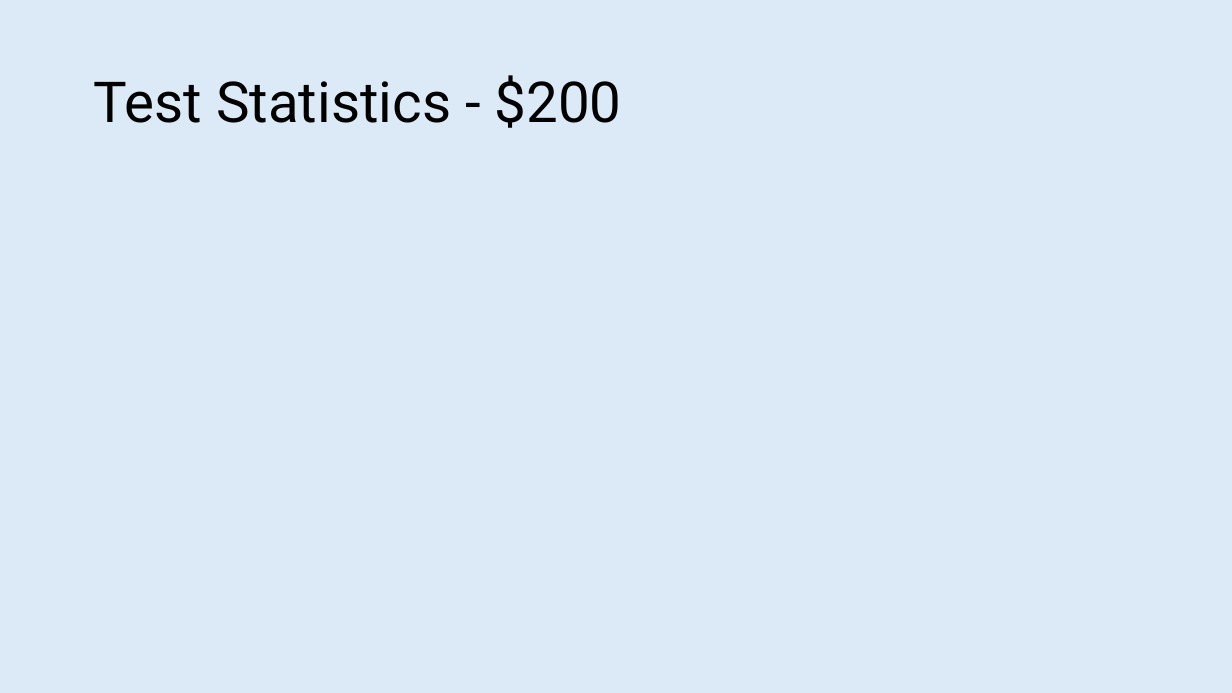
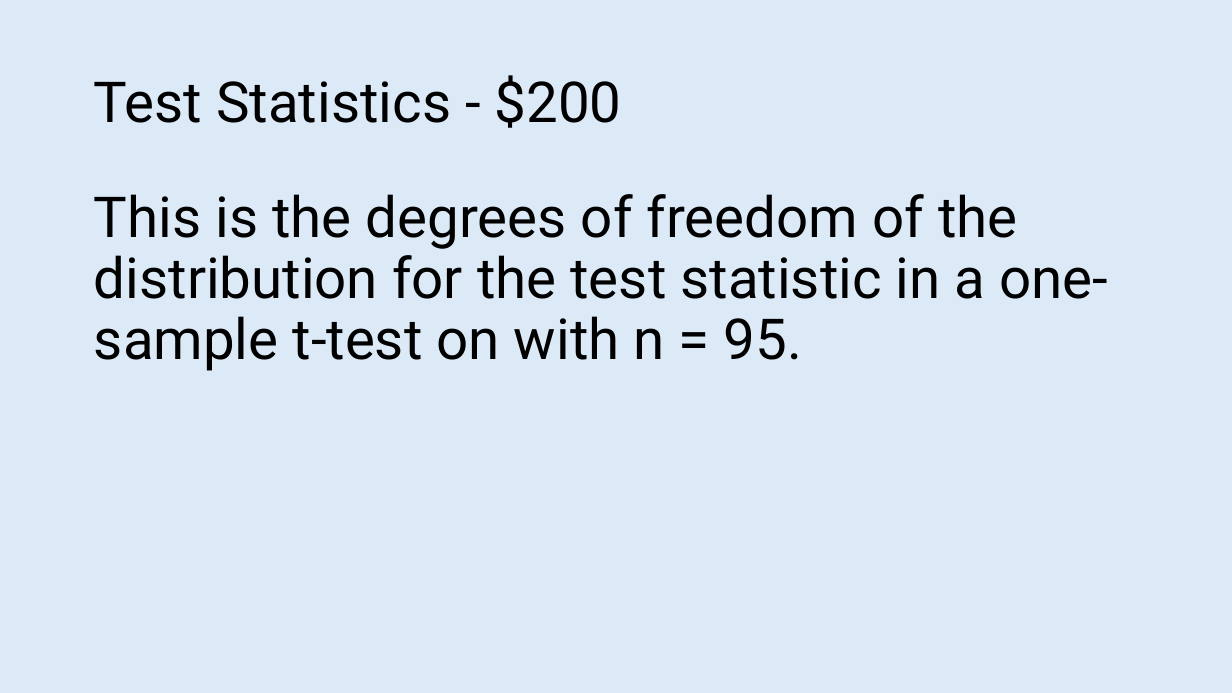
Before and after one commit to mhoch422/BIOS600_SSII, a slide deck: slide 19 of exam/exam-02/Exam2_Jeopardy.pptx. Drawn at 1232x693 pixels with LibreOffice and Linux fonts; fonts in the diff are those of the drawing. Boxes give left, top, right and bottom in pixels: in the first picture for what was removed or moved away, otherwise in the second. Text is boxed around its words. In the diff, an @@ line names an element or a change of style, - is before the commit and + after.

```diff
--- a/exam/exam-02/Exam2_Jeopardy.pptx
+++ b/exam/exam-02/Exam2_Jeopardy.pptx
@@ text added at (94,194,1108,371), 44 pt, text #000000 @@
+This is the degrees of freedom of the distribution for the test statistic in a one-sample t-test on with n = 95.
```
Also in this commit, not shown: 1 other slide changed, 1 slide added, 1 slide removed, 38 other files.
